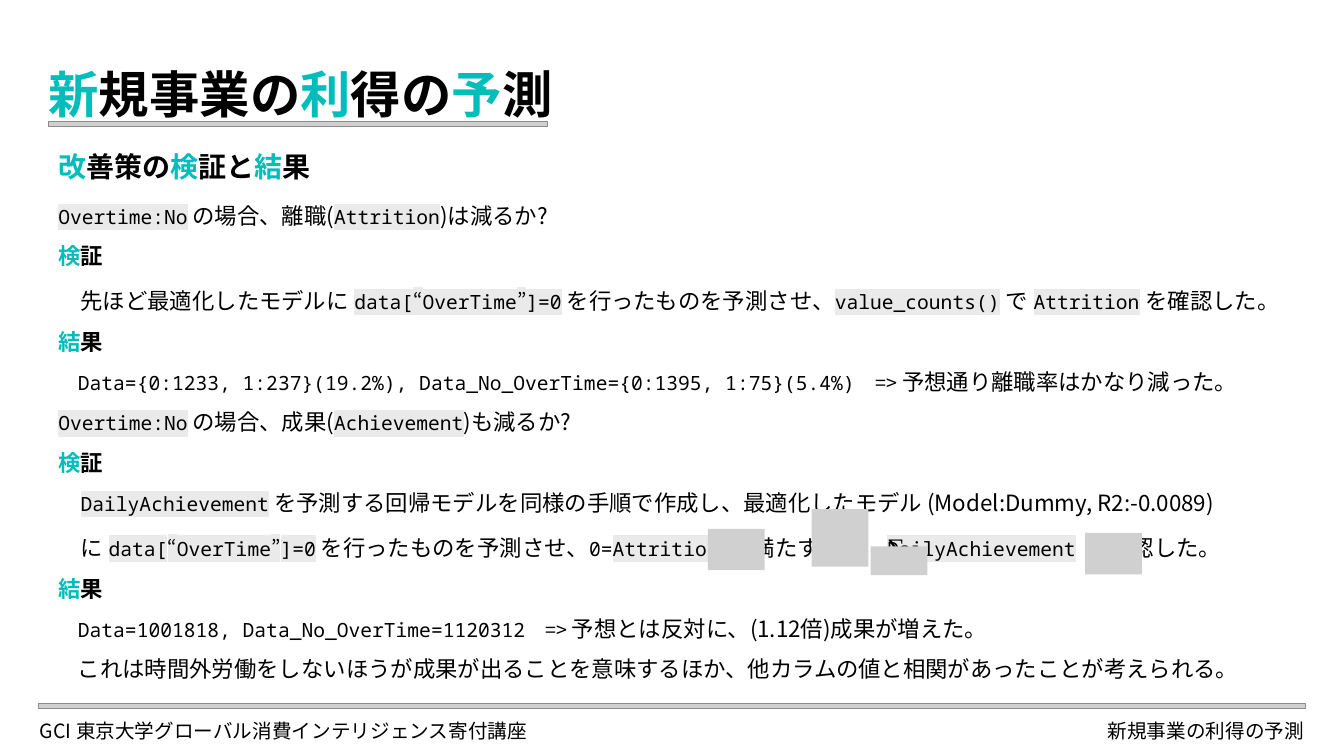
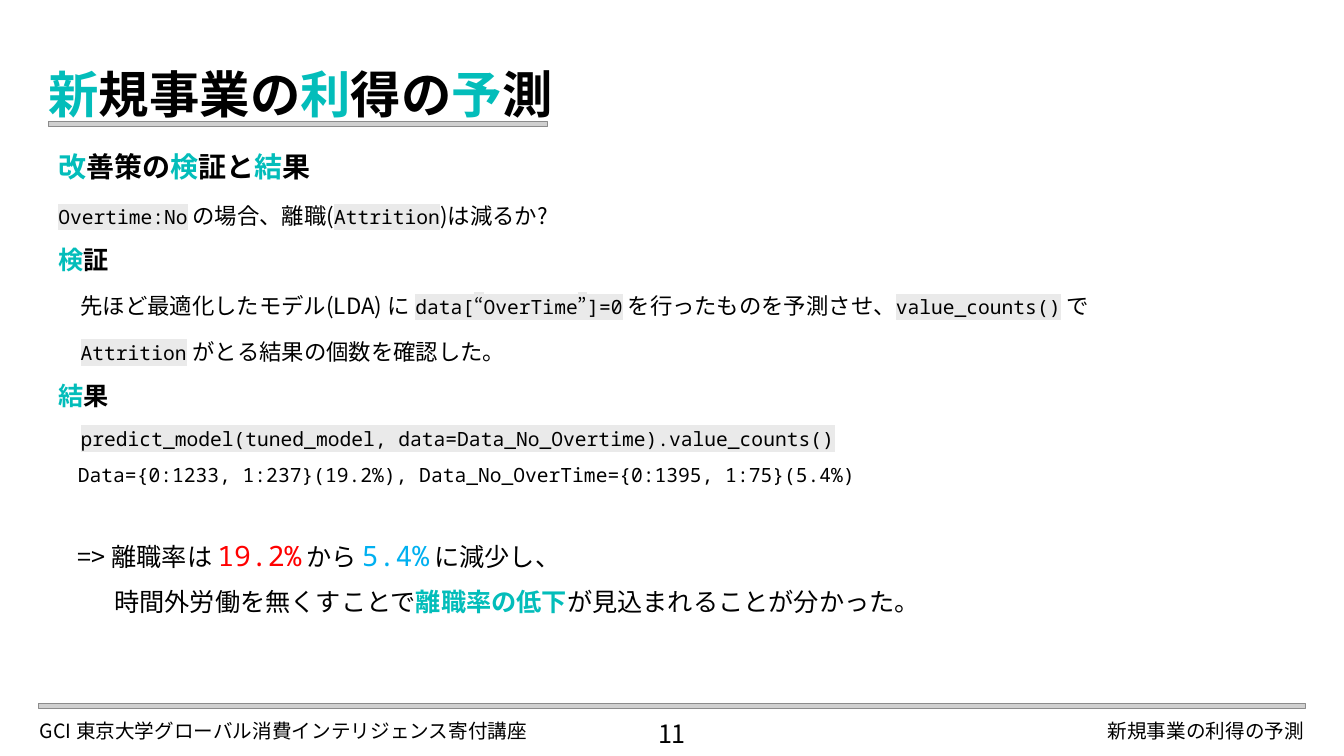
Before and after one commit to elsy0111/GCI2023Winter, a slide deck: slide 11 of LDA_Attrition.pptx. Drawn at 1344x756 pixels with LibreOffice and Linux fonts; fonts in the diff are those of the drawing; grey boxes stand for pictures. Boxes give left, top, right and bottom in pixels: in the first picture for what was removed or moved away, otherwise in the second. Text is boxed around its words. In the diff, an @@ line names an element or a change of style, - is before the commit and + after.

```diff
--- a/LDA_Attrition.pptx
+++ b/LDA_Attrition.pptx
@@ text at [58, 247, 108, 408]: size 16 to 18 pt in "検証", "結果" @@
@@ text at [81, 295, 1089, 362]: text changed; size 14 to 16 pt; font Noto Sans Mono to Noto Sans CJK JP @@
-先ほど最適化したモデルに data[“OverTime”]=0 を行ったものを予測させ、value_counts() で Attrition を確認した。
+先ほど最適化したモデル(LDA) に data[“OverTime”]=0 を行ったものを予測させ、value_counts() で
+Attrition がとる結果の個数を確認した。
@@ text at [78, 431, 920, 614]: text changed; font Noto Sans CJK JP to Noto Sans Mono @@
-Data={0:1233, 1:237}(19.2%), Data_No_OverTime={0:1395, 1:75}(5.4%) => 予想通り離職率はかなり減った。
-Overtime:No の場合、成果(Achievement)も減るか?
-検証
-DailyAchievement を予測する回帰モデルを同様の手順で作成し、最適化したモデル (Model:Dummy, R2:-0.0089)
-に data[“OverTime”]=0 を行ったものを予測させ、0=Attrition を満たす で DailyAchievement を確認した。
-結果
-Data=1001818, Data_No_OverTime=1120312 => 予想とは反対に、(1.12倍)成果が増えた。
-これは時間外労働をしないほうが成果が出ることを意味するほか、他カラムの値と相関があったことが考えられる。
+predict_model(tuned_model, data=Data_No_Overtime).value_counts()
+Data={0:1233, 1:237}(19.2%), Data_No_OverTime={0:1395, 1:75}(5.4%)
+=> 離職率は 19.2% から 5.4% に減少し、
+時間外労働を無くすことで離職率の低下が見込まれることが分かった。
@@ picture removed at [812, 509, 868, 567] @@
@@ picture removed at [708, 529, 764, 571] @@
@@ text removed at [877, 526, 934, 567] @@
-∑
@@ picture removed at [1086, 533, 1142, 575] @@
@@ picture removed at [871, 546, 928, 576] @@
@@ text added at [658, 724, 686, 743], 18 pt, text #000000 @@
+11
```
Also in this commit, not shown: 11 other slides changed, 2 slides added, 7 other files.
